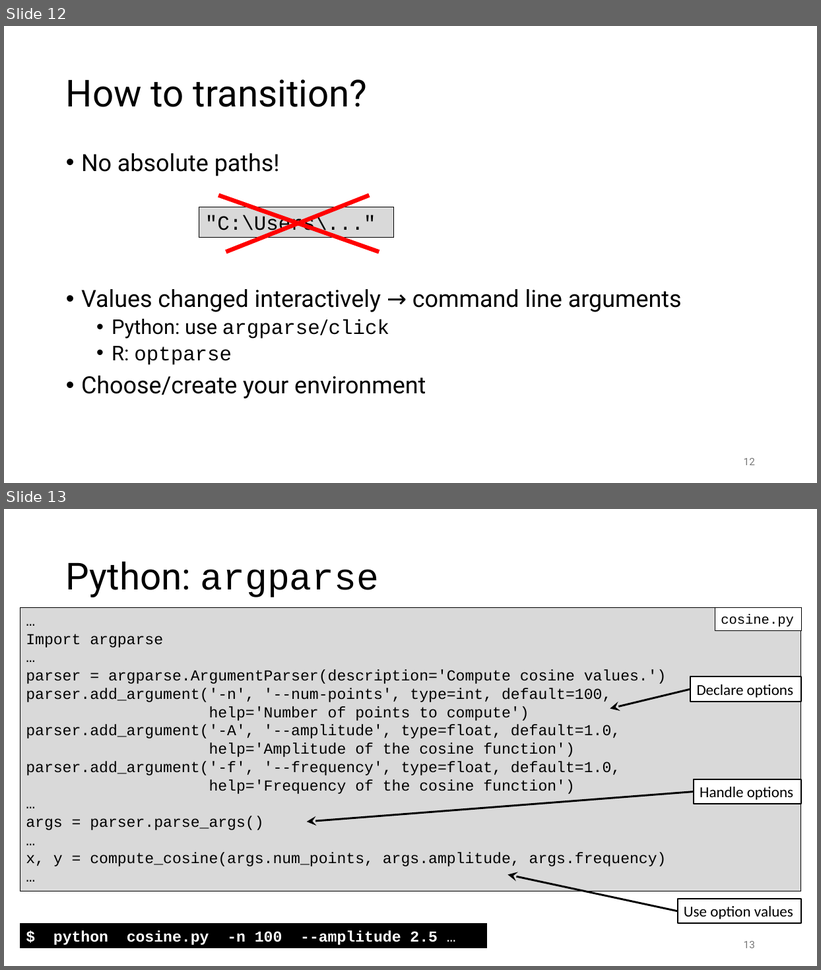
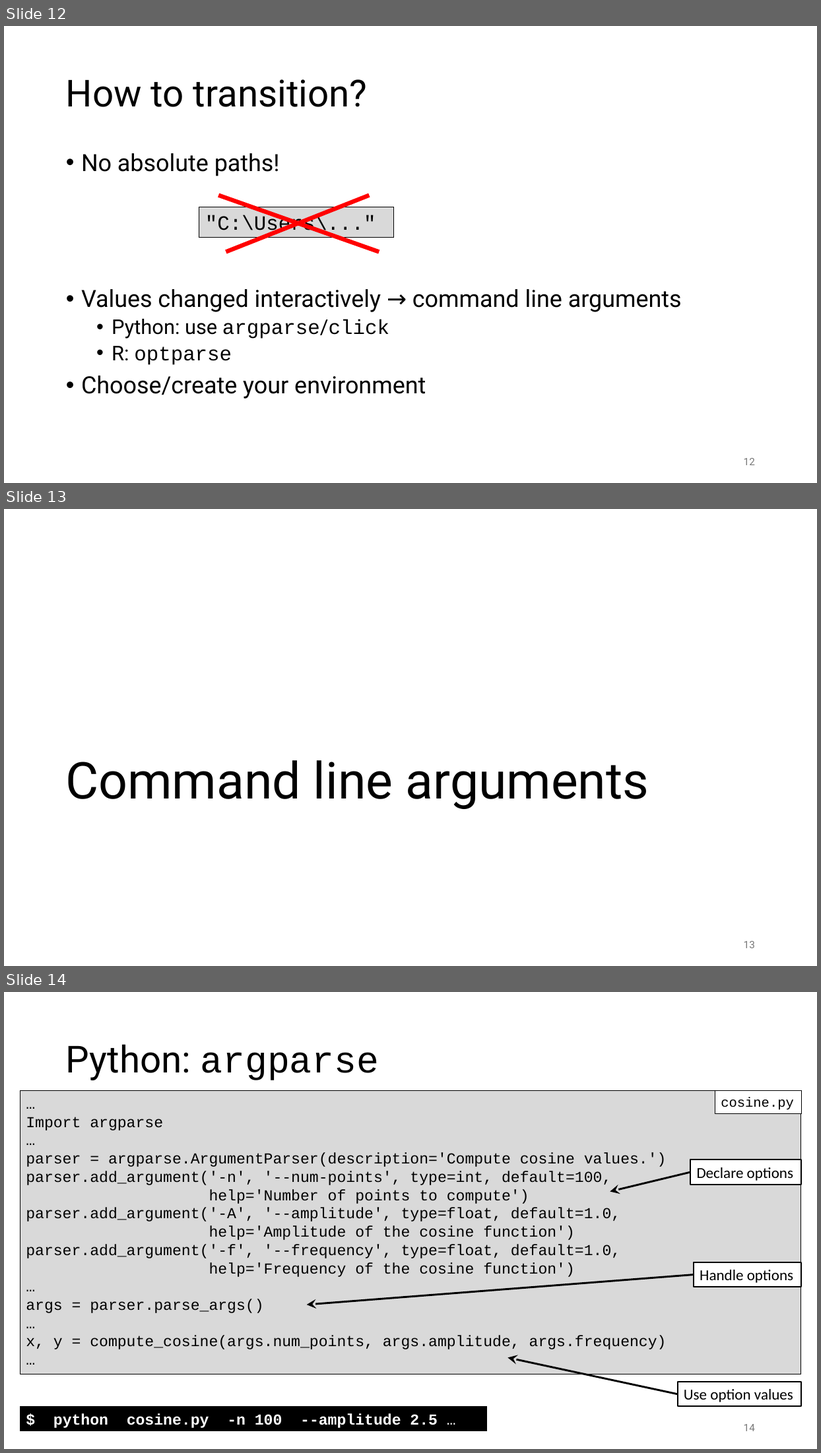
Before and after one commit to gjbex/Best-practices-for-data-science-on-HPC, a slide deck: best_practices_for_data_science_on_hpc.pptx. Shown one above the other, each under a label of ours: slides 12 and 13 before the commit, slides 12, 13 and 14 after it. The pictures are 821x970 and 821x1453 pixels, drawn with LibreOffice and Linux fonts; fonts in the diff are those of the drawing. Boxes give left, top, right and bottom in pixels: in the first picture for what was removed or moved away, otherwise in the second. Text is boxed around its words. In the diff, an @@ line names an element or a change of style, - is before the commit and + after.

```diff
--- a/best_practices_for_data_science_on_hpc.pptx
+++ b/best_practices_for_data_science_on_hpc.pptx
@@ slide 13 added at (4, 509, 817, 966), background #FFFFFF @@
@@ title added at (65, 760, 649, 809), 60 pt, text #000000 @@
+Command line arguments
@@ page number added at (744, 941, 755, 949), 12 pt, text #797979 @@
+13
@@ what was slide 13 is now slide 14 @@
@@ page number at (744, 1424, 755, 1432): text changed @@
-13
+14
```
Also in this commit, not shown: 1 slide changed, 5 other slides added.
